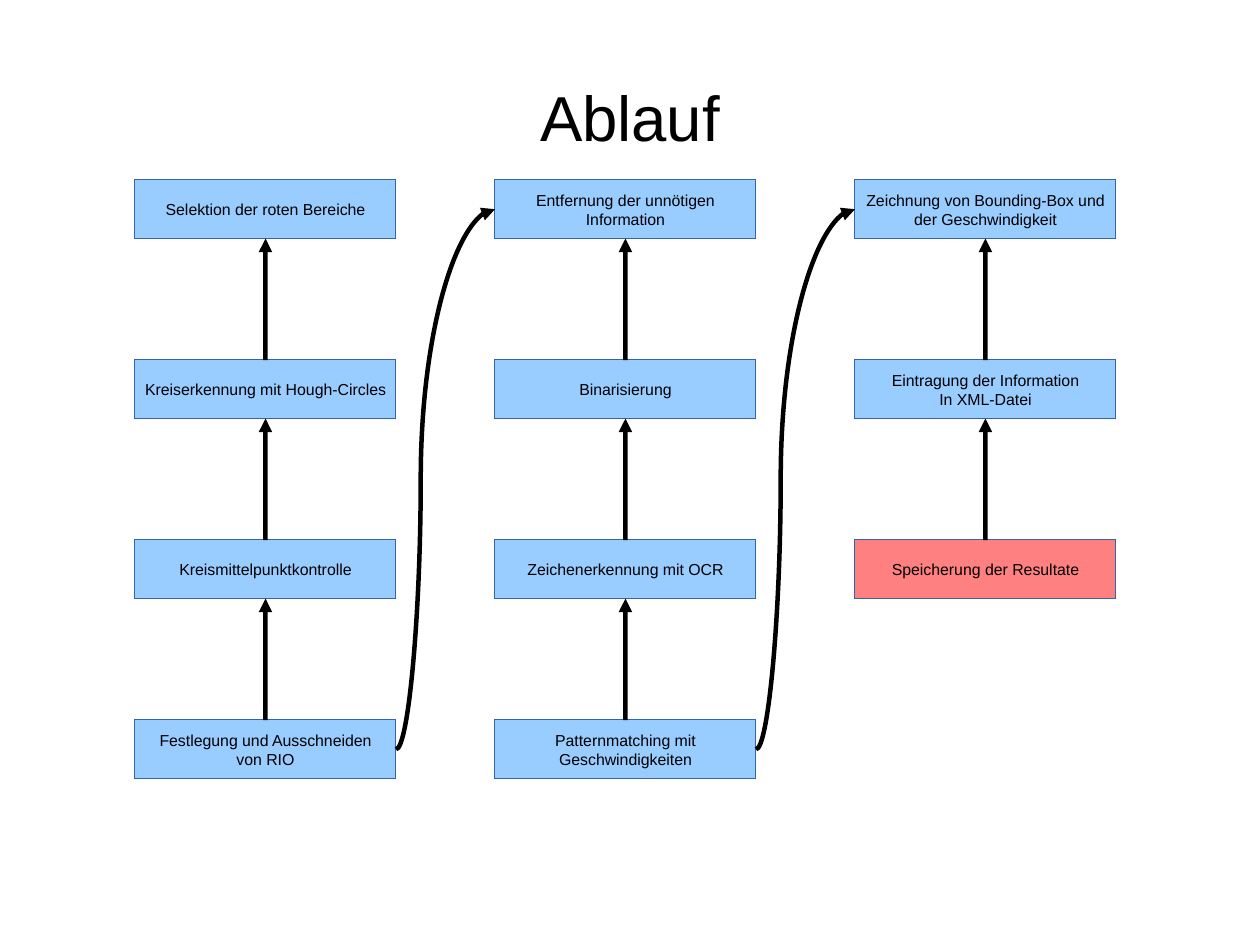
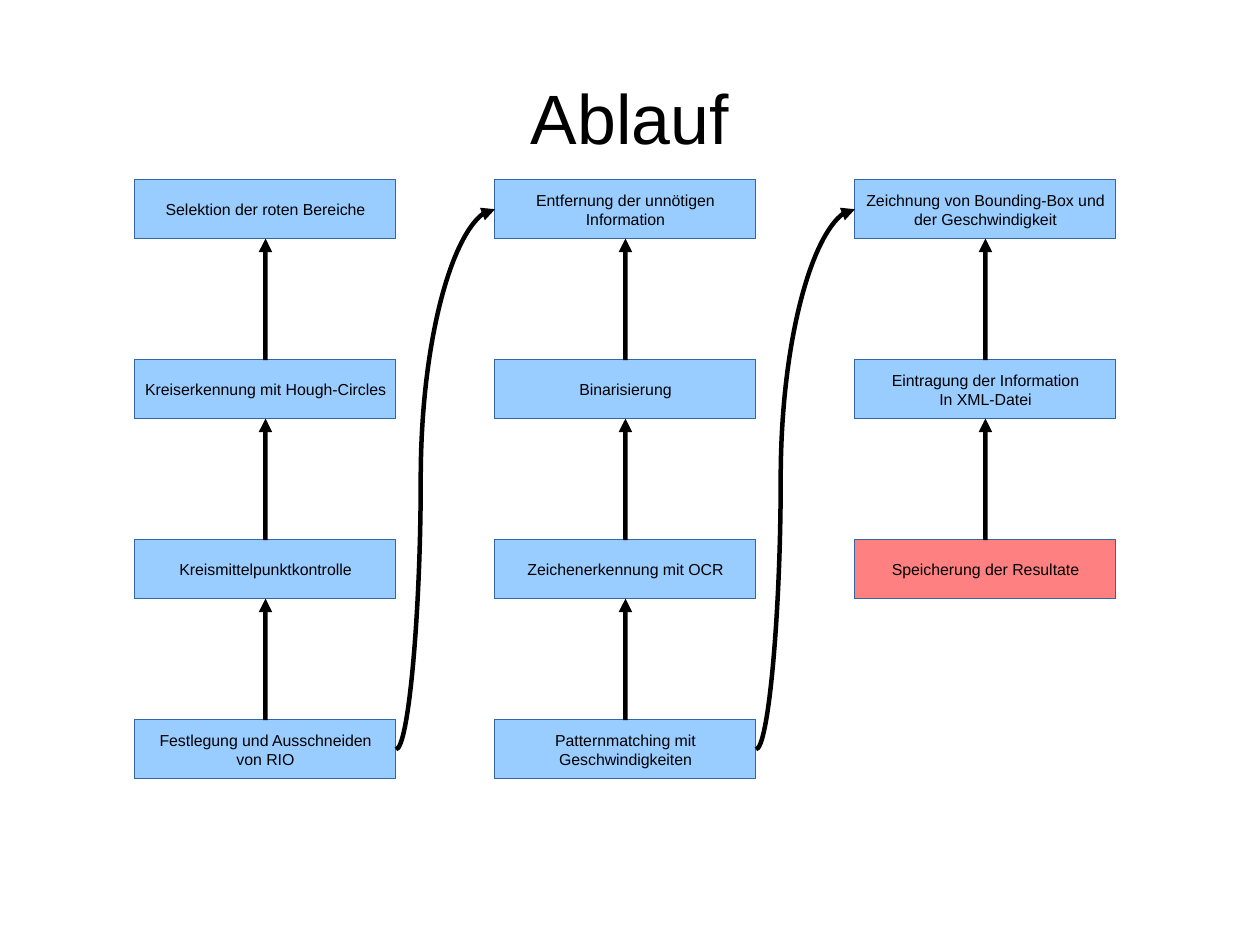
Before and after one commit to Dragonexodus/IJPlugins, a slide deck: slide 25 of Documentation/dbv.odp (slide 13 before the commit). Drawn at 1260x945 pixels with LibreOffice and Linux fonts; fonts in the diff are those of the drawing. Boxes give left, top, right and bottom in pixels: in the first picture for what was removed or moved away, otherwise in the second. Text is boxed around its words. In the diff, an @@ line names an element or a change of style, - is before the commit and + after.

```diff
--- a/Documentation/dbv.odp
+++ b/Documentation/dbv.odp
@@ title "Ablauf" at <box>531,93,729,145</box>: size 40 to 44 pt @@
```
Also in this commit, not shown: 12 other slides changed, 14 slides added, 8 other files.
